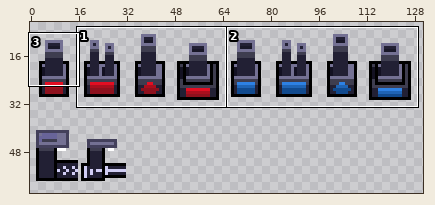
Edited in one commit: pixel-art file (sprites/tilesets/droppers.aseprite). Above: a wide view before the commit, with the close-up outlined.
Close-up. Old version:
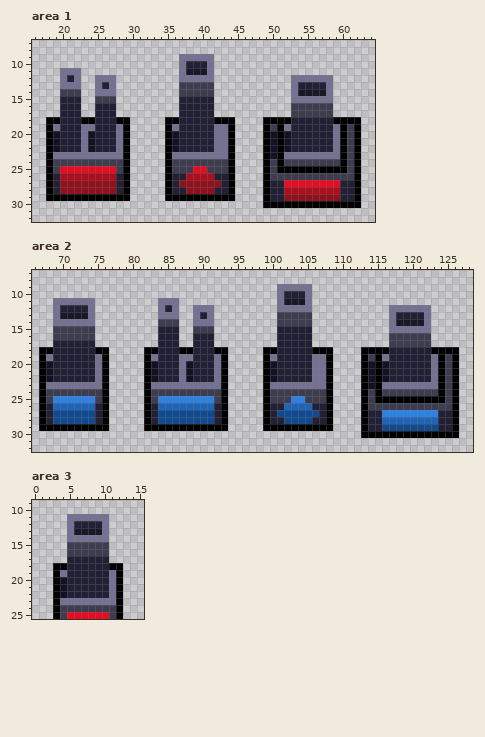
160x160 pixels, 1 frame. Colours within 5 levels of each other are drawn and written as one. Shown: area 1: x 16..64, y 7..32; area 2: x 66..128, y 7..32; area 3: x 0..15, y 9..25. The wide view leaves out empty margins.
And afterwards:
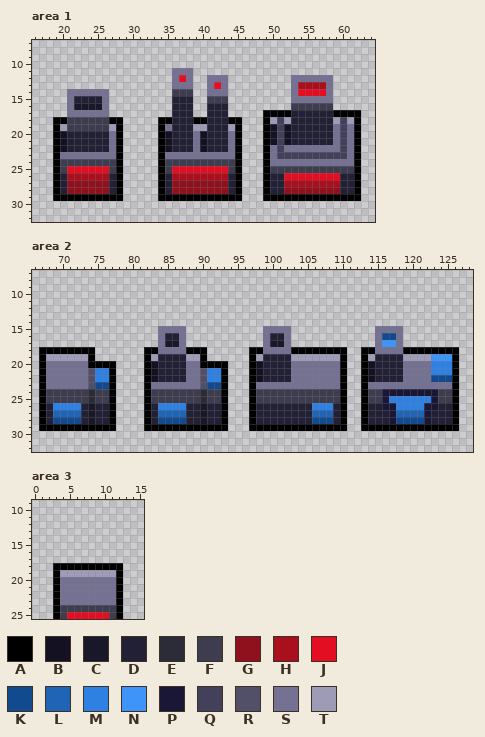
Palette (. is transparent): A #000000  B #131122  C #191828  D #222034  E #2c2b38  F #3e3d4f  G #8e111d  H #aa0f1d  J #e30e22  K #114a8e  L #1f64b5  M #2e81e3  N #3f94f9  P #1a1736  Q #43405b  R #525068  S #747193  T #9d9bb5
Commit: Changed some dropper sprites and prices
Diff:
--- area 1
@@ x 16..64 @@
  8 .................................................
- 9 .....................SSSSS.......................
-10 .....................SDDDS.......................
-11 ....SSS..............SCCCS.......................
-12 ....SDS..SSS.........SSSSS...........SSSSSS......
-13 ....SSS..SDS.........FFFFF...........SDDDDS......
-14 ....FFF..SSS.........FFFFF...........SCCCCS......
-15 ....DDD..FFF.........DDDDD...........SSSSSS......
-16 ....DDD..DDD.........DDDDD...........FFFFFF......
-17 ....DDD..DDD.........DDDDD...........FFFFFF......
-18 ..AADDDAADDDAA.....AADDDDDAAA....AAAADDDDDDAAAA..
-19 ..ASDDDSSDDDSA.....ASDDDDDSSA....AFASDDDDDDSAFA..
-20 ..ABDDDSBDDDSA.....ABDDDDDSSA....ABABDDDDDDSAFA..
-21 ..ABDDDSBDDDSA.....ABDDDDDSSA....ABABDDDDDDSAFA..
-22 ..ABDDDSBDDDSA.....ABDDDDDSSA....ABABDDDDDDSAFA..
-23 ..ASSSSSSSSSSA.....ASSSSSSSSA....ABASSSSSSSSAFA..
-24 ..AFFFFFFFFFFA.....AFFFFFFFFA....AFAFFFFFFFFAFA..
-25 ..AFJJJJJJJJFA.....AFFFJJFFFA....AFAAAAAAAAAAFA..
-26 ..ADHHHHHHHHDA.....ADDHHHHDDA....AFFFFFFFFFFFFA..
-27 ..ADGGGGGGGGDA.....ADGGGGGGDA....ADDJJJJJJJJDDA..
-28 ..ADGGGGGGGGDA.....ADDGGGGDDA....ADDHHHHHHHHDDA..
-29 ..AAAAAAAAAAAA.....AAAAAAAAAA....ADDGGGGGGGGDDA..
-30 .................................AAAAAAAAAAAAAA..
+ 9 .................................................
+10 .................................................
+11 ....................SSS..........................
+12 ....................SJS..SSS.........SSSSSS......
+13 ....................SSS..SJS.........SHHHHS......
+14 .....SSSSSS.........FFF..SSS.........SJJJJS......
+15 .....SDDDDS.........DDD..FFF.........SSSSSS......
+16 .....SCCCCS.........DDD..DDD.........FFFFFF......
+17 .....SSSSSS.........DDD..DDD.....AAAADDDDDDAAAA..
+18 ...AAFFFFFFAA.....AADDDAADDDAA...ATQTDDDDDDTQTA..
+19 ...ATFFFFFFTA.....ASDDDTTDDDTA...ABQBDDDDDDSQSA..
+20 ...ABDDDDDDSA.....ABDDDSBDDDSA...ABQBDDDDDDSQSA..
+21 ...ABDDDDDDSA.....ABDDDSBDDDSA...ABQBDDDDDDSQSA..
+22 ...ABDDDDDDSA.....ABDDDSBDDDSA...ASQSSSSSSSSQSA..
+23 ...ASSSSSSSSA.....ASSSSSSSSSSA...ASQQQQQQQQQQSA..
+24 ...AFFFFFFFFA.....AFFFFFFFFFFA...ASSSSSSSSSSSSA..
+25 ...AFJJJJJJFA.....AFJJJJJJJJFA...AFFFFFFFFFFFFA..
+26 ...ADHHHHHHDA.....ADHHHHHHHHDA...ADDJJJJJJJJDDA..
+27 ...ADGGGGGGDA.....ADGGGGGGGGDA...ADDHHHHHHHHDDA..
+28 ...ADGGGGGGDA.....ADGGGGGGGGDA...ADDGGGGGGGGDDA..
+29 ...AAAAAAAAAA.....AAAAAAAAAAAA...AAAAAAAAAAAAAA..
+30 .................................................
 31 .................................................
--- area 2
@@ x 66..128 @@
  8 ...............................................................
- 9 ...................................SSSSS.......................
-10 ...................................SDDDS.......................
-11 ...SSSSSS.........SSS..............SCCCS.......................
-12 ...SDDDDS.........SDS..SSS.........SSSSS...........SSSSSS......
-13 ...SCCCCS.........SSS..SDS.........FFFFF...........SDDDDS......
-14 ...SSSSSS.........FFF..SSS.........FFFFF...........SCCCCS......
-15 ...FFFFFF.........DDD..FFF.........DDDDD...........SSSSSS......
-16 ...FFFFFF.........DDD..DDD.........DDDDD...........FFFFFF......
-17 ...DDDDDD.........DDD..DDD.........DDDDD...........FFFFFF......
-18 .AADDDDDDAA.....AADDDAADDDAA.....AADDDDDAAA....AAAADDDDDDAAAA..
-19 .ASDDDDDDSA.....ASDDDSSDDDSA.....ASDDDDDSSA....AFASDDDDDDSAFA..
-20 .ABDDDDDDSA.....ABDDDSBDDDSA.....ABDDDDDSSA....ABABDDDDDDSAFA..
-21 .ABDDDDDDSA.....ABDDDSBDDDSA.....ABDDDDDSSA....ABABDDDDDDSAFA..
-22 .ABDDDDDDSA.....ABDDDSBDDDSA.....ABDDDDDSSA....ABABDDDDDDSAFA..
-23 .ASSSSSSSSA.....ASSSSSSSSSSA.....ASSSSSSSSA....ABASSSSSSSSAFA..
-24 .AFFFFFFFFA.....AFFFFFFFFFFA.....AFFFFFFFFA....AFAFFFFFFFFAFA..
-25 .AFMMMMMMFA.....AFMMMMMMMMFA.....AFFFMMFFFA....AFAAAAAAAAAAFA..
-26 .ADLLLLLLDA.....ADLLLLLLLLDA.....ADDLLLLDDA....AFFFFFFFFFFFFA..
-27 .ADKKKKKKDA.....ADKKKKKKKKDA.....ADKKKKKKDA....ADDMMMMMMMMDDA..
-28 .ADKKKKKKDA.....ADKKKKKKKKDA.....ADDKKKKDDA....ADDLLLLLLLLDDA..
-29 .AAAAAAAAAA.....AAAAAAAAAAAA.....AAAAAAAAAA....ADDKKKKKKKKDDA..
-30 ...............................................AAAAAAAAAAAAAA..
+ 9 ...............................................................
+10 ...............................................................
+11 ...............................................................
+12 ...............................................................
+13 ...............................................................
+14 ...............................................................
+15 ..................SSSS...........SSSS............SSSS..........
+16 ..................SDDS...........SDDS............SKKS..........
+17 ..................SCCS...........SCCS............SNNS..........
+18 .AAAAAAAA.......AASSSSAAA......AASSSSAAAAAAAA..AASSSSAAAAAAAA..
+19 .ATTTTTTA.......ATDDDDTTA......ATDDDDTTTTTTTA..ATDDDDTTTTNNNA..
+20 .ASSSSSSAAAA....ABDDDDSSAAAA...ABDDDDSSSSSSSA..ABDDDDSSSSMMMA..
+21 .ASSSSSSRMMA....ABDDDDSSRMMA...ABDDDDSSSSSSSA..ABDDDDSSSSMMMA..
+22 .ASSSSSSRMMA....ABDDDDSSRMMA...ABDDDDSSSSSSSA..ABDDDDSSSSKKKA..
+23 .ASSSSSSRKKA....ASSSSSSSRKKA...ASSSSSSSSSSSSA..ASSSSSSSSSSSSA..
+24 .AFFFFFFEFFA....AFFFFFFFEFFA...AFFFFFFFFFFFFA..AFFPPPPPPPPFFA..
+25 .AFFFFFFEFFA....AFFFFFFFEFFA...AFFFFFFFFFFFFA..AFFPMMMMMMPFFA..
+26 .ADMMMMDCDDA....ADMMMMDDCDDA...ADDDDDDDDMMMDA..ADDPPMMMMPPDDA..
+27 .ADLLLLDCDDA....ADLLLLDDCDDA...ADDDDDDDDLLLDA..ADDDPLLLLPDDDA..
+28 .ADKKKKDCDDA....ADKKKKDDCDDA...ADDDDDDDDKKKDA..ADDDPKKKKPDDDA..
+29 .AAAAAAAAAAA....AAAAAAAAAAAA...AAAAAAAAAAAAAA..AAAAAAAAAAAAAA..
+30 ...............................................................
 31 ...............................................................
--- area 3
@@ x 0..15 @@
 10 ................
-11 .....SSSSSS.....
-12 .....SDDDDS.....
-13 .....SCCCCS.....
-14 .....SSSSSS.....
-15 .....FFFFFF.....
-16 .....FFFFFF.....
-17 .....DDDDDD.....
-18 ...AADDDDDDAA...
-19 ...ASDDDDDDSA...
-20 ...ABDDDDDDSA...
-21 ...ABDDDDDDSA...
-22 ...ABDDDDDDSA...
+11 ................
+12 ................
+13 ................
+14 ................
+15 ................
+16 ................
+17 ................
+18 ...AAAAAAAAAA...
+19 ...ATTTTTTTTA...
+20 ...ASSSSSSSSA...
+21 ...ASSSSSSSSA...
+22 ...ASSSSSSSSA...
 23 ...ASSSSSSSSA...
Where, in picture pixels (left, top, right, bottom), the same in both close-ups:
changed: (158, 54, 242, 201)
changed: (46, 68, 130, 201)
changed: (263, 82, 361, 208)
changed: (151, 284, 459, 438)
changed: (46, 298, 116, 431)
changed: (60, 514, 116, 598)
